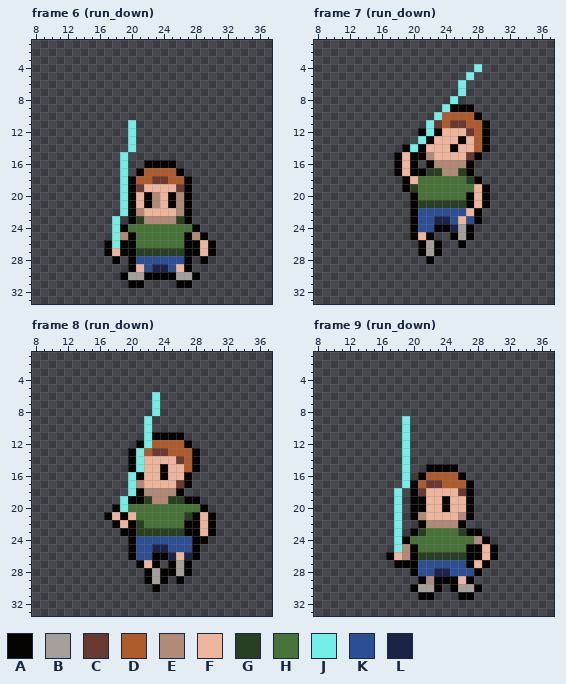
Pixel-art file -- art/characters/playerA.aseprite. This is how it looked before the edit.
48x48 pixels, 105 frames. Shown: frame 6 (run_down): x 8..37, y 1..33; frame 7 (run_down): x 8..37, y 1..33; frame 8 (run_down): x 8..37, y 1..33; frame 9 (run_down): x 8..37, y 1..33. The commit also changed other frames, which this record leaves out.
Palette (. is transparent): A #050403  B #a69e9a  C #673931  D #b05b2c  E #b28b78  F #eeb59c  G #293f21  H #477238  J #73efe8  K #2b4e95  L #1b2447
After the commit:
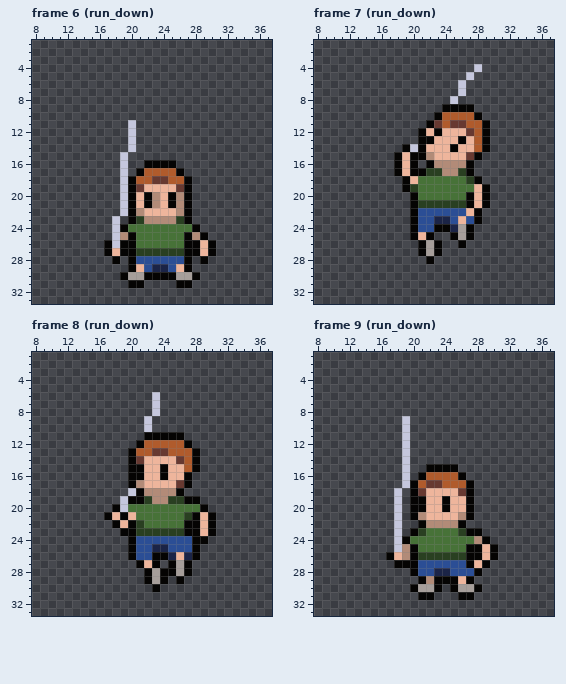
From old to new:
@@ palette @@
-J #73efe8
+J #c5c7dd
--- frame 7 (run_down), layer "Layer 2"
@@ x 19..26 @@
  8 ......J.
- 9 .....JAA
-10 ....JDDD
-11 ...JCDCC
-12 ..AJAFFF
-13 ..JAFFFA
+ 9 .....AAA
+10 ....ADDD
+11 ...ACDCC
+12 ..AFAFFF
+13 ..AAFFFA
 14 AJAFFFAF
--- frame 8 (run_down), layer "Layer 2"
@@ x 18..24 @@
 10 ....J..
-11 ....JAA
-12 ...AJDD
-13 ..AJDCC
-14 ..AJFFF
-15 ..AJFFA
-16 ..JAFFA
-17 ..JEFFF
+11 ....AAA
+12 ...ADDD
+13 ..ADDCC
+14 ..ACFFF
+15 ..AAFFA
+16 ..AAFFA
+17 ..AEFFF
 18 ..JAEEE
Changed places in both pictures, as pixel boxes (x1, y1, x2, y2):
changed: (112, 120, 136, 248)
changed: (410, 64, 482, 152)
changed: (120, 392, 160, 512)
changed: (394, 416, 410, 552)
